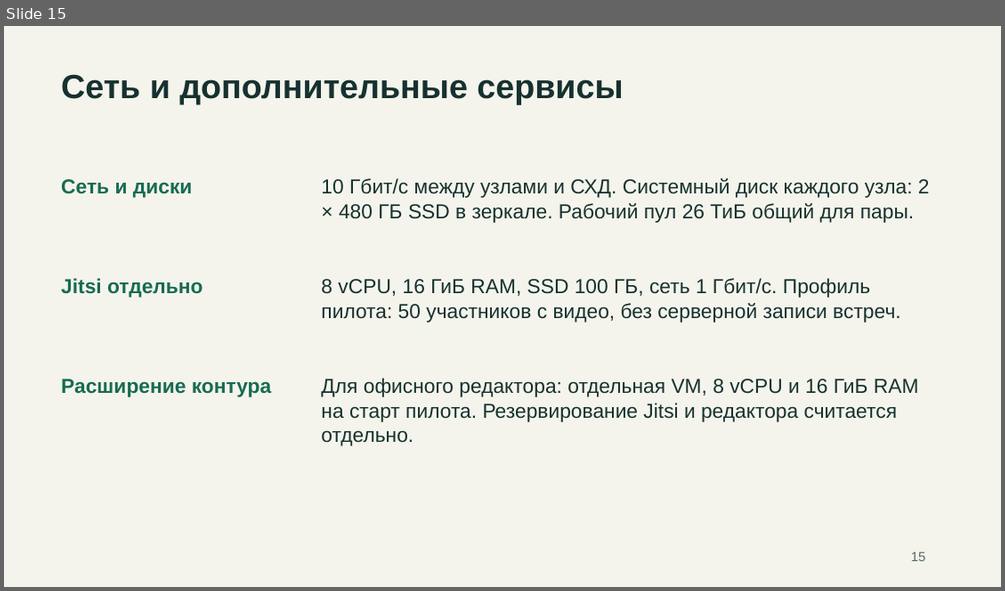
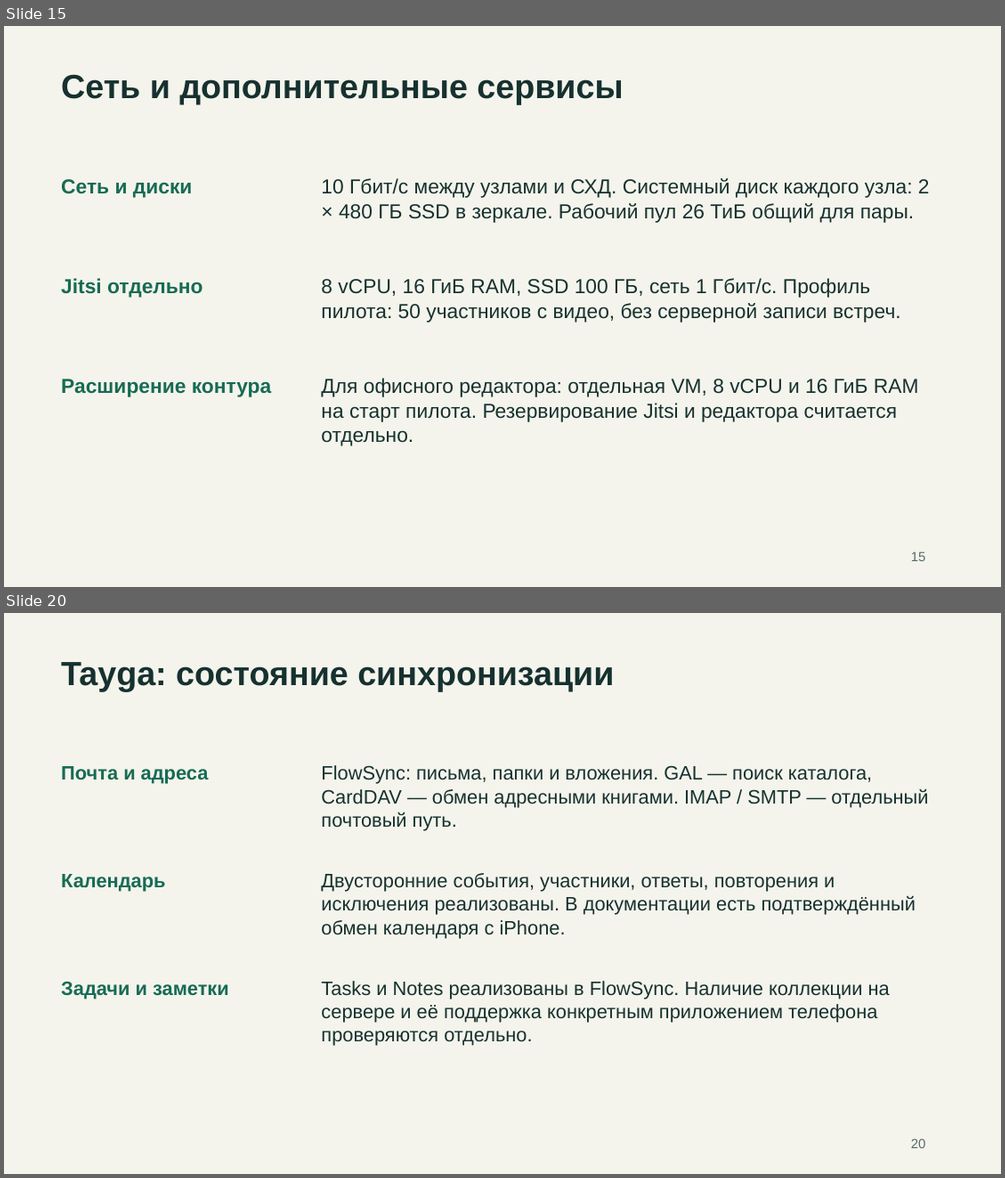
Before and after one commit to rkislov/tayga-mail-server, a slide deck: docs/presentations/tayga-competitors-2026-11-19.pptx. Shown one above the other, each under a label of ours: slide 15 before the commit, slides 15 and 20 after it; the slides between them are not shown. The pictures are 1005x591 and 1005x1178 pixels, drawn with LibreOffice and Linux fonts; fonts in the diff are those of the drawing. Boxes give left, top, right and bottom in pixels: in the first picture for what was removed or moved away, otherwise in the second. Text is boxed around its words. In the diff, an @@ line names an element or a change of style, - is before the commit and + after.

Commit message:
docs: compare collaboration and mobile sync against Exchange across eight solutions

```diff
--- a/docs/presentations/tayga-competitors-2026-11-19.pptx
+++ b/docs/presentations/tayga-competitors-2026-11-19.pptx
@@ slide 20 added at (x1=4, y1=613, x2=1001, y2=1174), background #F4F4EC @@
@@ text added at (x1=61, y1=662, x2=614, y2=692), 32.2 pt, text #16312F, bold @@
+Tayga: состояние синхронизации
@@ text added at (x1=61, y1=766, x2=209, y2=784), 18.8 pt, text #176B54, bold @@
+Почта и адреса
@@ text added at (x1=321, y1=765, x2=928, y2=831), 18.8 pt, text #16312F @@
+FlowSync: письма, папки и вложения. GAL — поиск каталога, CardDAV — обмен адресными книгами. IMAP / SMTP — отдельный почтовый путь.
@@ text added at (x1=61, y1=874, x2=165, y2=892), 18.8 pt, text #176B54, bold @@
+Календарь
@@ text added at (x1=321, y1=873, x2=915, y2=938), 18.8 pt, text #16312F @@
+Двусторонние события, участники, ответы, повторения и исключения реализованы. В документации есть подтверждённый обмен календаря с iPhone.
@@ text added at (x1=61, y1=981, x2=229, y2=999), 18.8 pt, text #176B54, bold @@
+Задачи и заметки
@@ text added at (x1=321, y1=981, x2=890, y2=1046), 18.8 pt, text #16312F @@
+Tasks и Notes реализованы в FlowSync. Наличие коллекции на сервере и её поддержка конкретным приложением телефона проверяются отдельно.
@@ text added at (x1=911, y1=1138, x2=926, y2=1148), 12.8 pt, text #566C69 @@
+20
```
Also in this commit, not shown: 3 slides changed, 17 other slides added, 2 other files.
